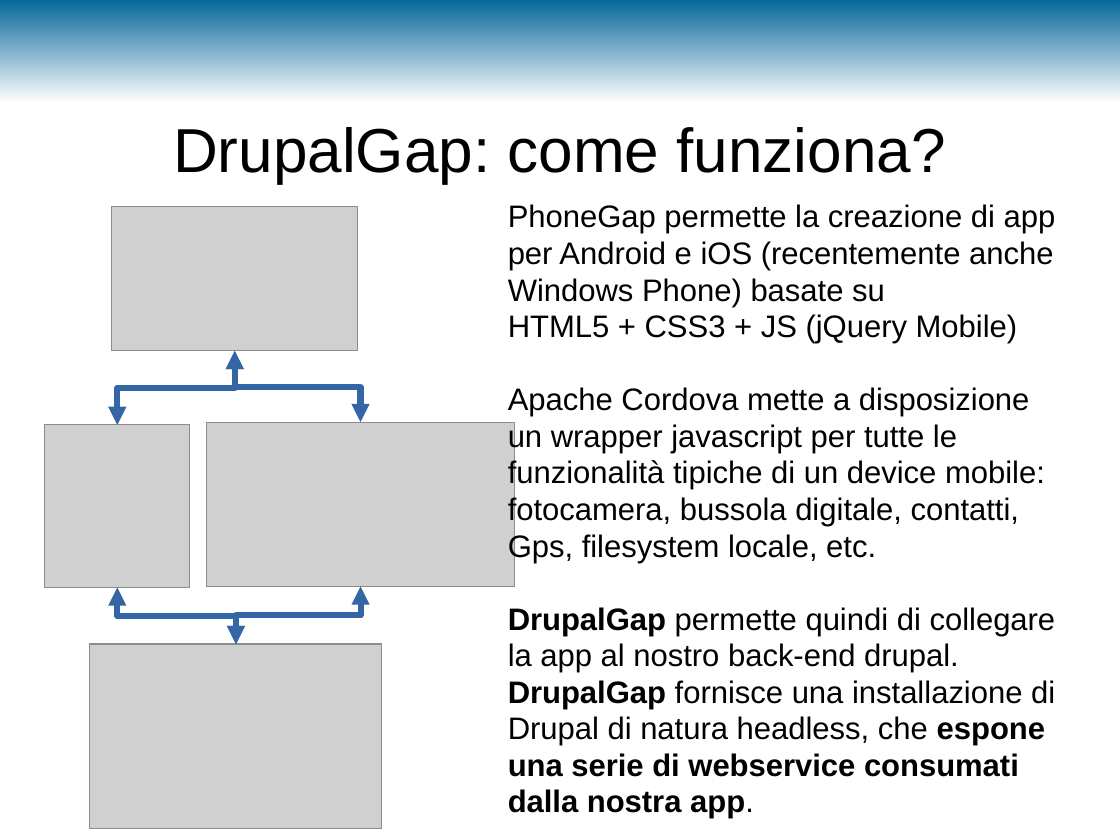
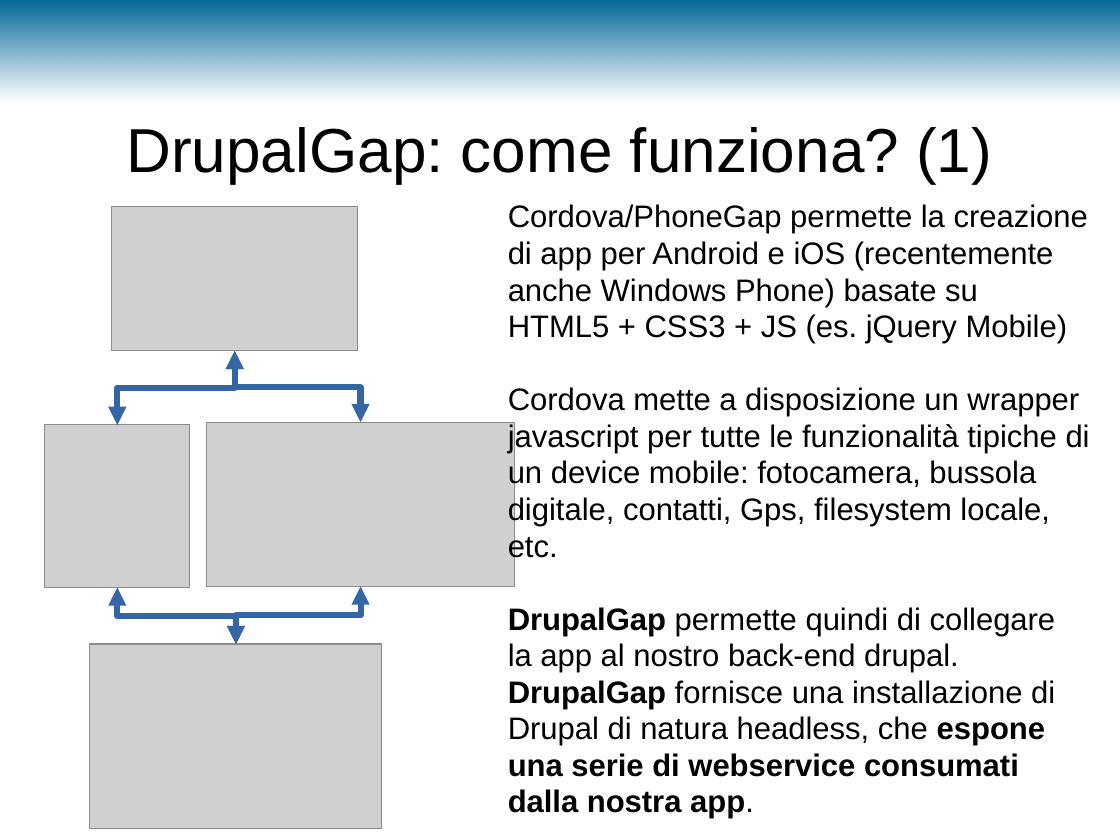
Before and after one commit to m3m3nto/drupalday2015_drupalgap, a slide deck: slide 5 of slide/DDay2015-DrupalGap.odp. Drawn at 1120x840 pixels with LibreOffice and Linux fonts; fonts in the diff are those of the drawing; grey boxes stand for pictures; background and template pictures are left out. Boxes give left, top, right and bottom in pixels: in the first picture for what was removed or moved away, otherwise in the second. Text is boxed around its words. In the diff, an @@ line names an element or a change of style, - is before the commit and + after.

```diff
--- a/slide/DDay2015-DrupalGap.odp
+++ b/slide/DDay2015-DrupalGap.odp
@@ title at (126,127,992,183): text changed @@
-DrupalGap: come funziona?
+DrupalGap: come funziona? (1)
@@ text at (508,204,1090,563): text changed @@
-PhoneGap permette la creazione di app
-per Android e iOS (recentemente anche
-Windows Phone) basate su
-HTML5 + CSS3 + JS (jQuery Mobile)
-Apache Cordova mette a disposizione
-un wrapper javascript per tutte le
-funzionalità tipiche di un device mobile:
-fotocamera, bussola digitale, contatti,
-Gps, filesystem locale, etc.
+Cordova/PhoneGap permette la creazione di app per Android e iOS (recentemente anche Windows Phone) basate su
+HTML5 + CSS3 + JS (es. jQuery Mobile)
+Cordova mette a disposizione un wrapper javascript per tutte le funzionalità tipiche di un device mobile: fotocamera, bussola digitale, contatti, Gps, filesystem locale, etc.
```
Also in this commit, not shown: 1 other slide changed, 1 slide added, 6 other files.
